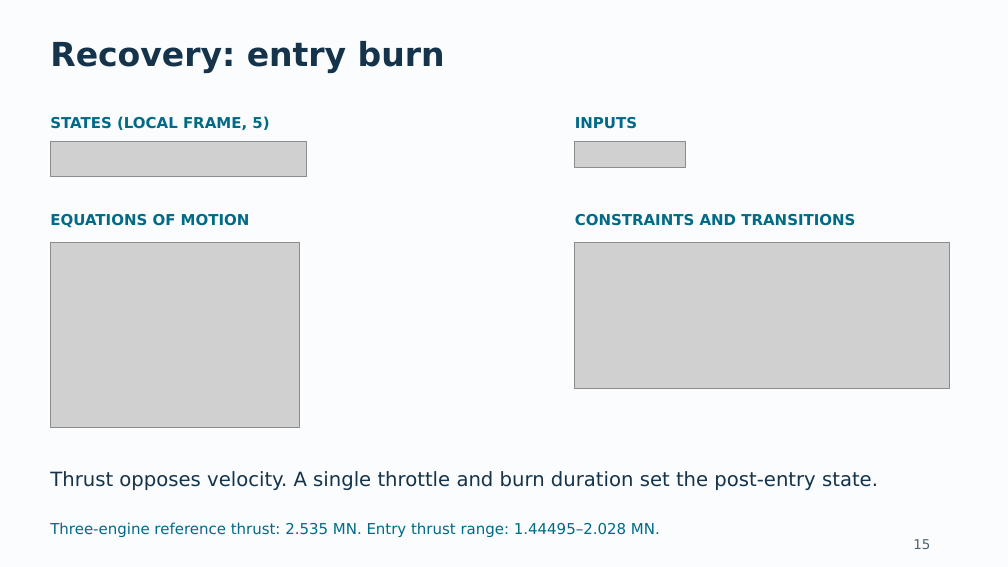
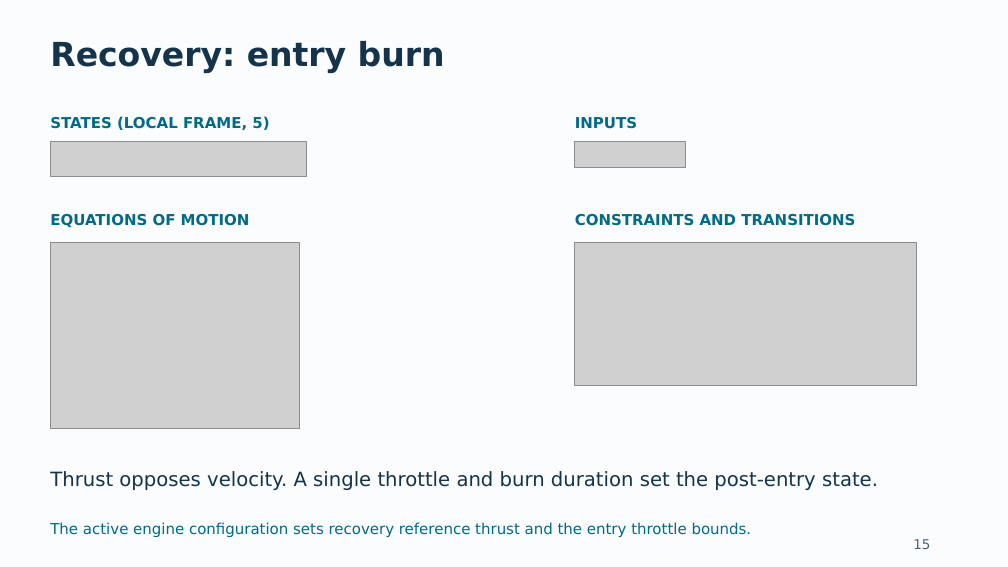
Before and after one commit to pukmark/LaunchVehicleOptimization, a slide deck: slide 15 of Launch_Vehicle_Optimization_GitHub_Current.pptx. Drawn at 1008x567 pixels with LibreOffice and Linux fonts; fonts in the diff are those of the drawing; grey boxes stand for pictures. Boxes give left, top, right and bottom in pixels: in the first picture for what was removed or moved away, otherwise in the second. Text is boxed around its words. In the diff, an @@ line names an element or a change of style, - is before the commit and + after.

```diff
--- a/Launch_Vehicle_Optimization_GitHub_Current.pptx
+++ b/Launch_Vehicle_Optimization_GitHub_Current.pptx
@@ picture: place and size @@
-picture at <box>575,243,949,389</box>
+picture at <box>575,243,917,386</box>
@@ text at <box>50,522,752,537</box>: text changed @@
-Three-engine reference thrust: 2.535 MN. Entry thrust range: 1.44495–2.028 MN.
+The active engine configuration sets recovery reference thrust and the entry throttle bounds.
```
Also in this commit, not shown: 17 other slides changed, 12 other files.
